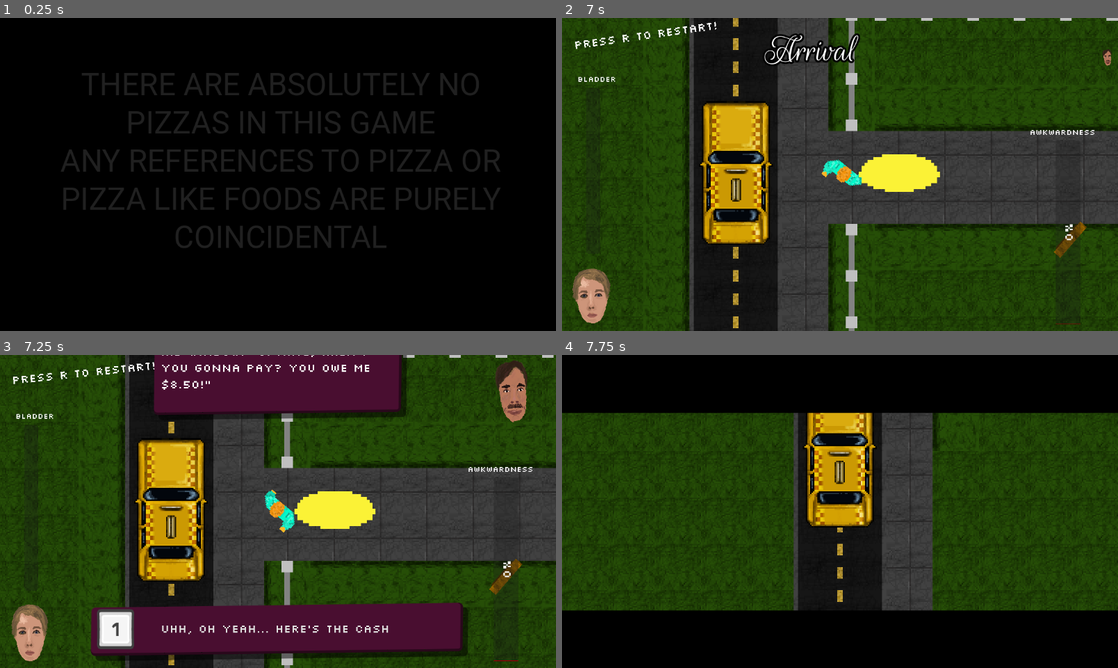
Above: before the commit, frames 1-4 (two rows, left to right).
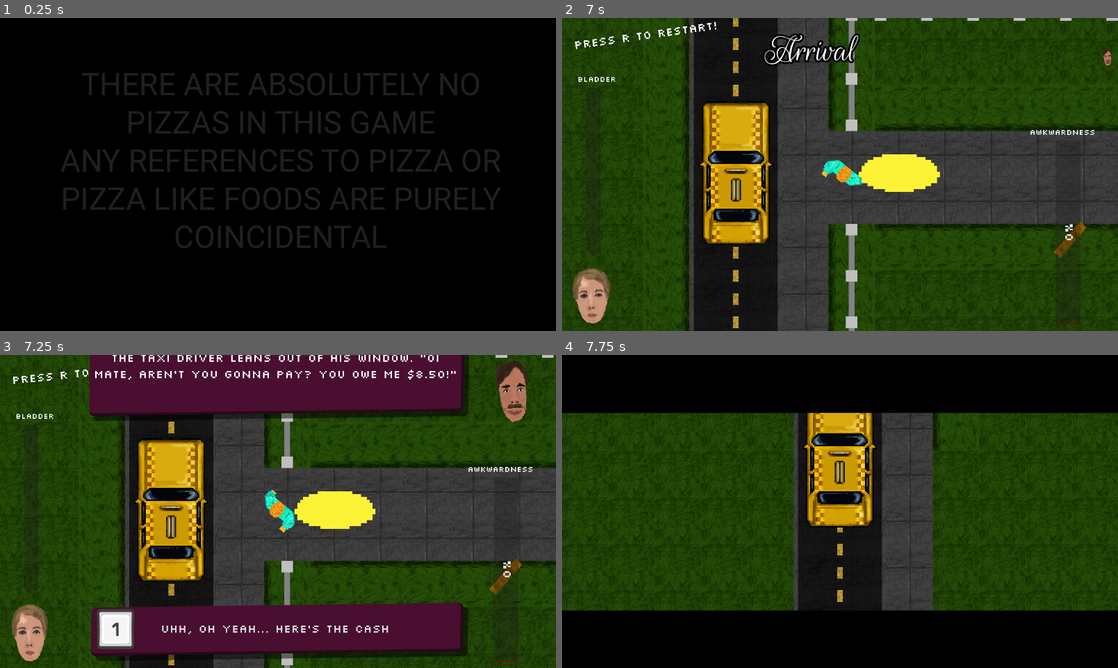
Above: after the commit, the same moments.

Repository: Jibby-Games/PizzaJam11
Game: Godot game, scene res://menu/intro.tscn
Two runs of this game, one before a commit and one after it. Both use one fixed random seed, a clock stepped at 60 frames per second and the inputs below.
Inputs (mouse positions are in pixels of both pictures, inside the frame that each line leads up to):
- Up to frame 1 (0.25 s): no input
- Up to frame 2 (7 s): tap Enter (ui_accept) at 0.5, 0.77, 1.52, 3.02, 3.77, 4.52, 6.02, 6.77 s; move the mouse to (812, 237) at 0.52 s; press the mouse at (812, 237) at 0.53 s; hold W (up) 0.53-2.03 s; move the mouse to (1006, 221) at 1.27 s; release the mouse at (1006, 221) at 1.28 s; click (1006, 221) at 1.35 s; move the mouse to (673, 127) at 2.02 s; press the mouse at (673, 127) at 2.03 s; hold A (left) 2.03-3.53 s; move the mouse to (867, 174) at 2.77 s; release the mouse at (867, 174) at 2.78 s; click (867, 174) at 2.85 s; move the mouse to (756, 96) at 3.52 s; press the mouse at (756, 96) at 3.53 s; hold S (down) 3.53-4.28 s; move the mouse to (962, 158) at 4.27 s; release the mouse at (962, 158) at 4.28 s; hold D (right) 4.28-5.03 s; click (962, 158) at 4.35 s; move the mouse to (728, 190) at 5.02 s; press the mouse at (728, 190) at 5.03 s; hold W (up) 5.03-5.78 s; move the mouse to (895, 105) at 5.77 s; release the mouse at (895, 105) at 5.78 s; hold D (right) from 5.78 s (still down); click (895, 105) at 5.85 s; move the mouse to (812, 237) at 6.52 s; press the mouse at (812, 237) at 6.53 s
- Up to frame 3 (7.25 s): keep holding D (right)
- Up to frame 4 (7.75 s): keep holding D (right); tap R (restart) at 7.25 s; move the mouse to (1006, 558) at 7.27 s; release the mouse at (1006, 558) at 7.28 s; click (1006, 558) at 7.35 s; tap Enter (ui_accept) at 7.52 s

Frames 1-2 are identical in both runs. In frame 3, 5.9% of the frame differs, in the area x 16-85%, y 0-21%; in frame 4, nothing differs.

Commit message:
fix: make event text box bigger and cut off if too long

Diff:
--- a/ui/awkward_event_system.tscn
+++ b/ui/awkward_event_system.tscn
@@ -270,7 +270,7 @@
 "times": PackedFloat32Array(0, 0.8),
 "transitions": PackedFloat32Array(2, 2),
 "update": 0,
-"values": [Vector2(320, 15), Vector2(320, -600)]
+"values": [Vector2(186, 15), Vector2(186, -600)]
 }
 tracks/1/type = "value"
 tracks/1/imported = false
@@ -367,10 +367,10 @@
 tracks/1/interp = 1
 tracks/1/loop_wrap = true
 tracks/1/keys = {
-"times": PackedFloat32Array(0, 0.3, 0.8),
-"transitions": PackedFloat32Array(0.5, 0.5, 0.5),
-"update": 0,
-"values": [Vector2(320, -252), Vector2(320, -252), Vector2(320, 15)]
+"times": PackedFloat32Array(0, 0.3, 0.8, 2),
+"transitions": PackedFloat32Array(0.5, 0.5, 0.5, 1),
+"update": 0,
+"values": [Vector2(186, -252), Vector2(186, -252), Vector2(186, 15), Vector2(186, 15)]
 }
 tracks/2/type = "value"
 tracks/2/imported = false
@@ -544,24 +544,27 @@
 grow_vertical = 2
 
 [node name="ScenePanel" type="PanelContainer" parent="ChoiceScreen"]
-custom_minimum_size = Vector2(512, 192)
+custom_minimum_size = Vector2(775, 192)
 layout_mode = 1
 anchors_preset = 5
 anchor_left = 0.5
 anchor_right = 0.5
 offset_left = -256.0
 offset_top = 15.0
-offset_right = 256.0
+offset_right = 519.001
 offset_bottom = 207.0
 grow_horizontal = 2
 
 [node name="StoryText" type="Label" parent="ChoiceScreen/ScenePanel"]
 unique_name_in_owner = true
-custom_minimum_size = Vector2(480, 160)
+custom_minimum_size = Vector2(755, 162)
 layout_mode = 2
 size_flags_horizontal = 4
 text = "This is some text to set the scene for the dialogue event"
+horizontal_alignment = 1
+vertical_alignment = 1
 autowrap_mode = 3
+clip_text = true
 
 [node name="DialogueChoices" type="Control" parent="ChoiceScreen"]
 layout_mode = 1
@@ -698,7 +701,7 @@
 anchor_right = 1.0
 offset_left = -154.0
 offset_top = 18.0
-offset_right = -25.9875
+offset_right = -25.9855
 offset_bottom = 145.998
 grow_horizontal = 0
 
